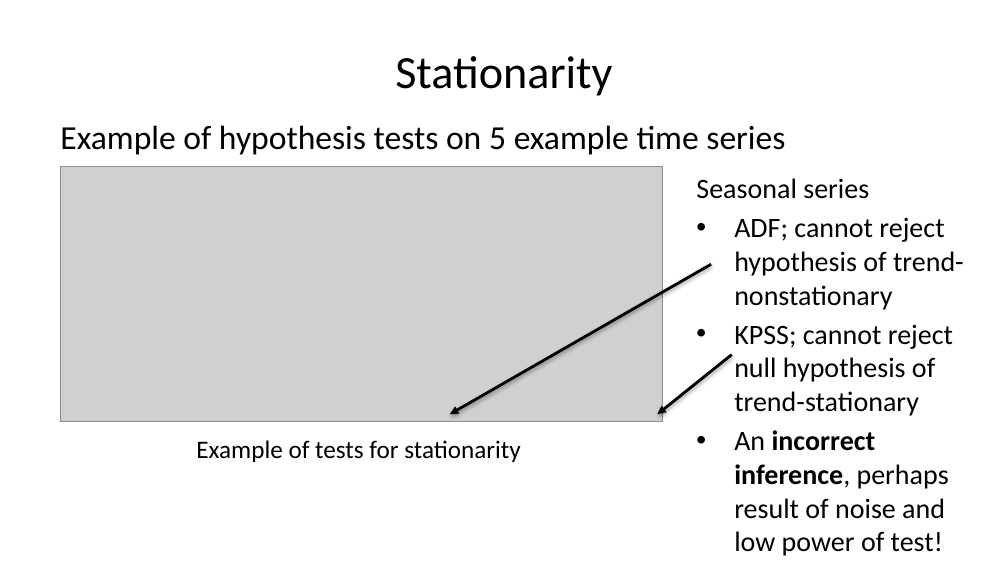
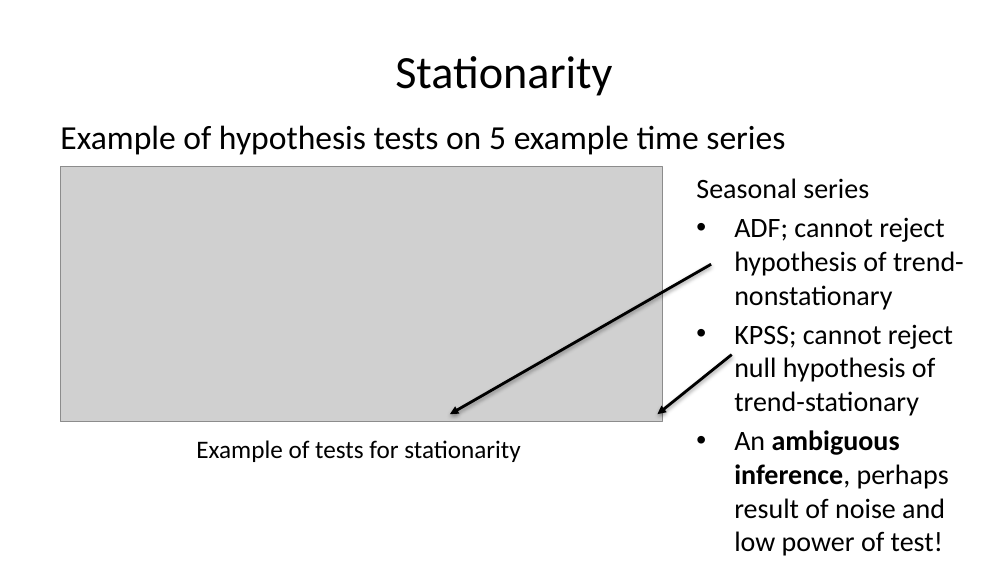
Before and after one commit to StephenElston/CSCI-E-83, a slide deck: slide 71 of LectureSlides/11_PropertiesOfTimeSeries.pptx (slide 70 before the commit). Drawn at 1008x567 pixels with LibreOffice and Linux fonts; fonts in the diff are those of the drawing; grey boxes stand for pictures. Boxes give left, top, right and bottom in pixels: in the first picture for what was removed or moved away, otherwise in the second. Text is boxed around its words. In the diff, an @@ line names an element or a change of style, - is before the commit and + after.

```diff
--- a/LectureSlides/11_PropertiesOfTimeSeries.pptx
+++ b/LectureSlides/11_PropertiesOfTimeSeries.pptx
@@ text at (734,430,949,556): text changed @@
-• An incorrect inference, perhaps result of noise and low power of test!
+• An ambiguous inference, perhaps result of noise and low power of test!
```
Also in this commit, not shown: 12 other slides changed, 2 slides added.
